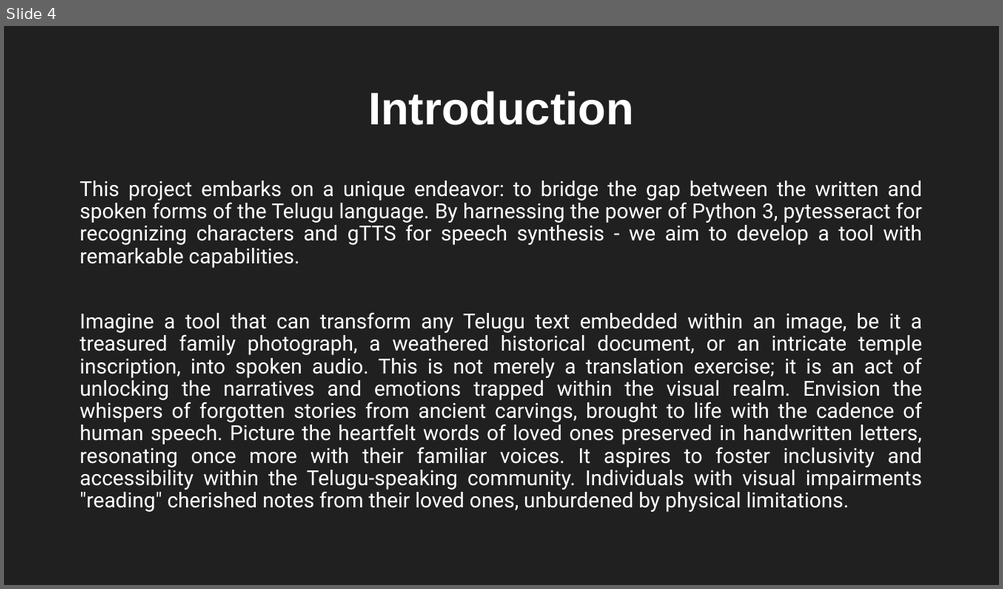
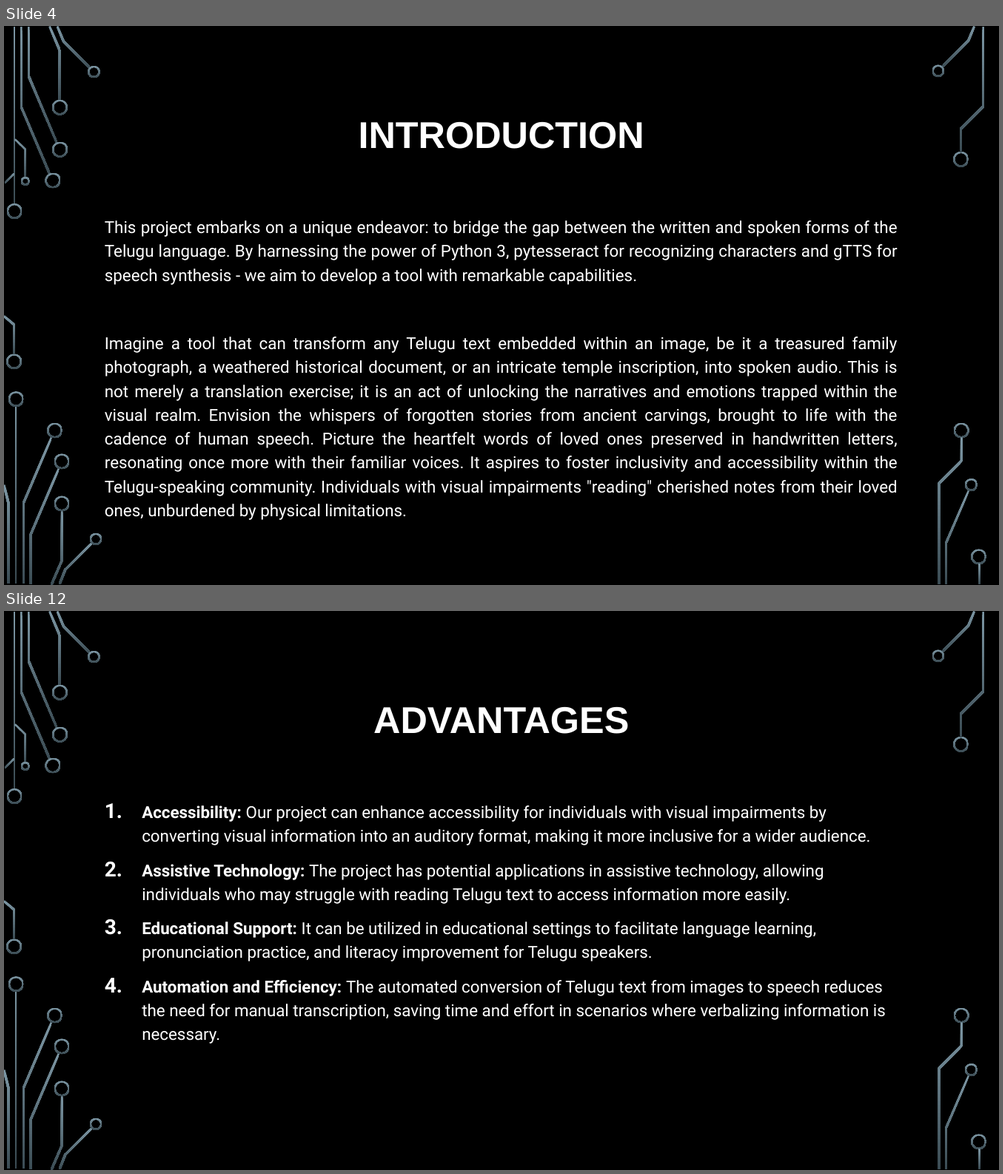
Before and after one commit to SFM61319/image2speech-te, a slide deck: docs/Presentation-1.pptx. Shown one above the other, each under a label of ours: slide 4 before the commit, slides 4 and 12 after it; the slides between them are not shown. The pictures are 1003x589 and 1003x1174 pixels, drawn with LibreOffice and Linux fonts; fonts in the diff are those of the drawing; background and template pictures are left out. Boxes give left, top, right and bottom in pixels: in the first picture for what was removed or moved away, otherwise in the second. Text is boxed around its words. In the diff, an @@ line names an element or a change of style, - is before the commit and + after.

```diff
--- a/docs/Presentation-1.pptx
+++ b/docs/Presentation-1.pptx
@@ slide 12 added at (x1=4, y1=611, x2=999, y2=1170), background picture (left out); not listed: 36 template elements that a slide beside it also shows @@
@@ title added at (x1=373, y1=706, x2=629, y2=734), 36 pt, text #FFFFFF, bold @@
+ADVANTAGES
@@ text added at (x1=142, y1=806, x2=885, y2=1044), 16 pt, text #FFFFFF @@
+1. Accessibility: Our project can enhance accessibility for individuals with visual impairments by converting visual information into an auditory format, making it more inclusive for a wider audience.
+2. Assistive Technology: The project has potential applications in assistive technology, allowing individuals who may struggle with reading Telugu text to access information more easily.
+3. Educational Support: It can be utilized in educational settings to facilitate language learning, pronunciation practice, and literacy improvement for Telugu speakers.
+4. Automation and Efficiency: The automated conversion of Telugu text from images to speech reduces the need for manual transcription, saving time and effort in scenarios where verbalizing information is necessary.
@@ slide 4 changed as well @@
@@ background #202020 to picture (left out) @@
@@ title at (x1=358, y1=121, x2=644, y2=149): text changed; size 44 to 36 pt @@
-Introduction
+INTRODUCTION
@@ text "This project embarks on a ..." moved from (x1=79, y1=181, x2=922, y2=512) to (x1=105, y1=221, x2=897, y2=497) @@
@@ text "This project embarks on a ..." at (x1=105, y1=221, x2=897, y2=497): size 20 to 16 pt; line spacing 0.9 to 1.2 @@
@@ group added at (x1=4, y1=26, x2=987, y2=585): 33 freeform shapes, 3 rectangles @@
```
Also in this commit, not shown: 5 other slides changed, 8 other slides added, 6 slides removed.
